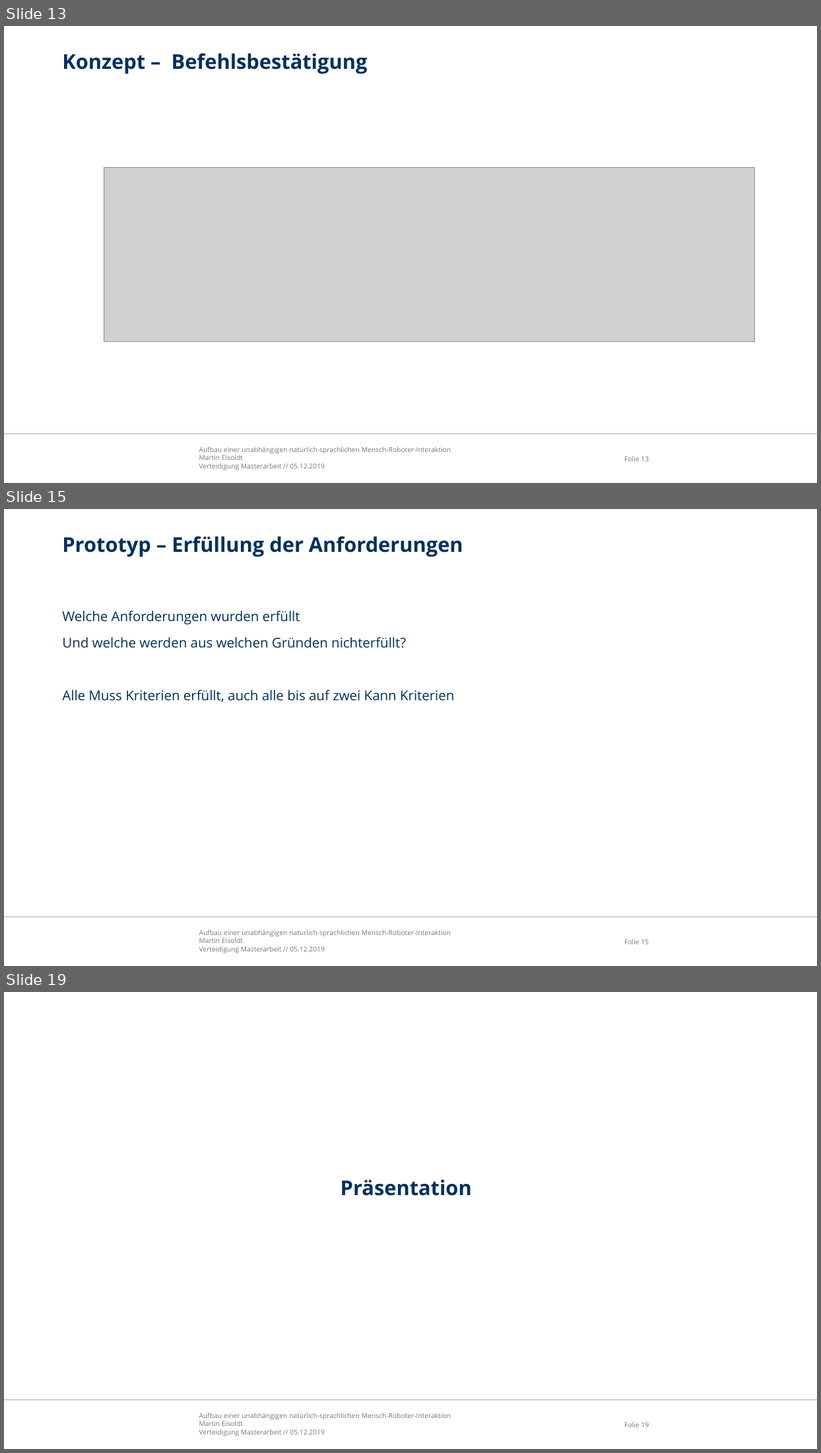
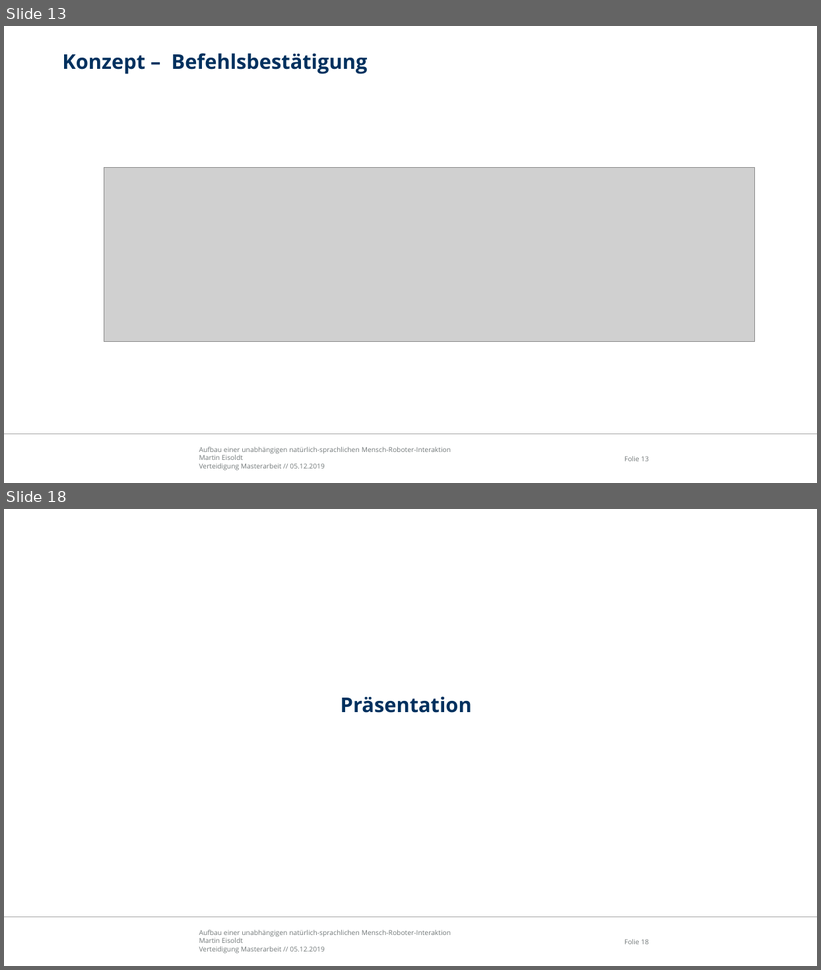
Before and after one commit to edegeyer/masterarbeit, a slide deck: verteidigung/verteidigung.pptx. Shown one above the other, each under a label of ours: slides 13, 15 and 19 before the commit, slides 13 and 18 after it; the slides between them are not shown. The pictures are 821x1453 and 821x970 pixels, drawn with LibreOffice and Linux fonts; fonts in the diff are those of the drawing; grey boxes stand for pictures; background and template pictures are left out. Boxes give left, top, right and bottom in pixels: in the first picture for what was removed or moved away, otherwise in the second. Text is boxed around its words. In the diff, an @@ line names an element or a change of style, - is before the commit and + after.

```diff
--- a/verteidigung/verteidigung.pptx
+++ b/verteidigung/verteidigung.pptx
@@ slide 15 removed at [4,509,817,966], background #FFFFFF; not listed: 3 template elements that a slide beside it also shows @@
@@ title removed at [62,536,463,557] @@
-Prototyp – Erfüllung der Anforderungen
@@ text removed at [62,611,454,702] @@
-Welche Anforderungen wurden erfüllt
-Und welche werden aus welchen Gründen nichterfüllt?
-Alle Muss Kriterien erfüllt, auch alle bis auf zwei Kann Kriterien
@@ what was slide 19 is now slide 18 @@
```
Also in this commit, not shown: 5 slides changed, 2 slides added, 2 other slides removed.
